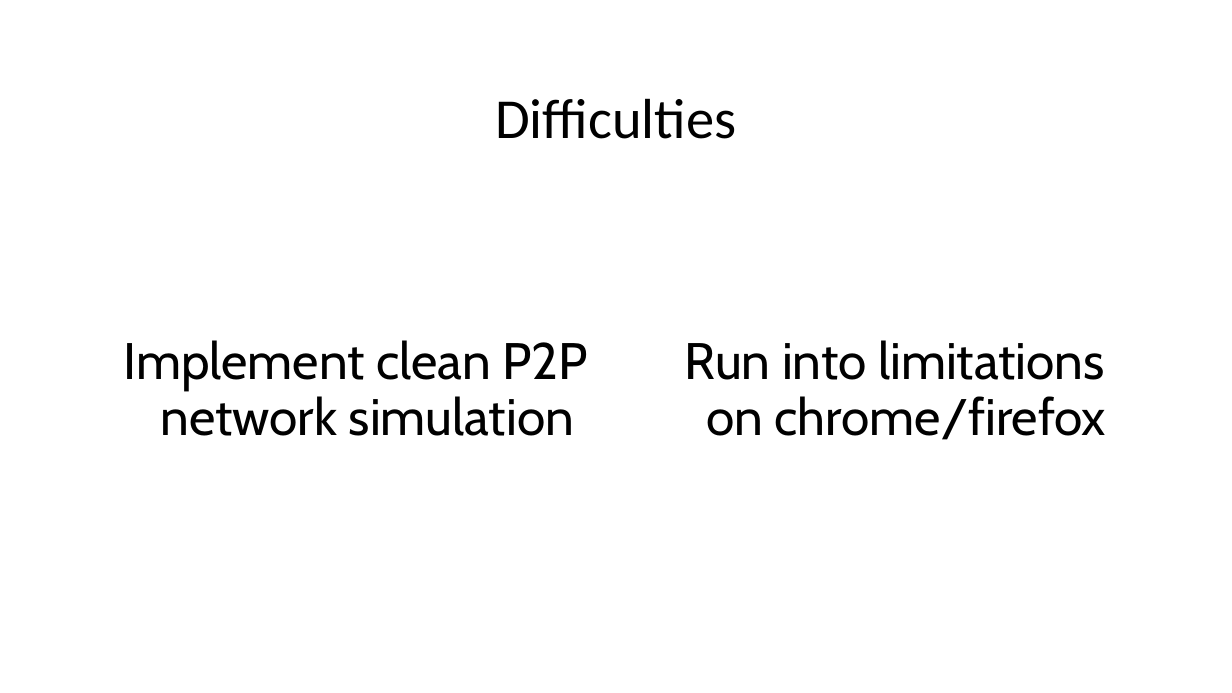
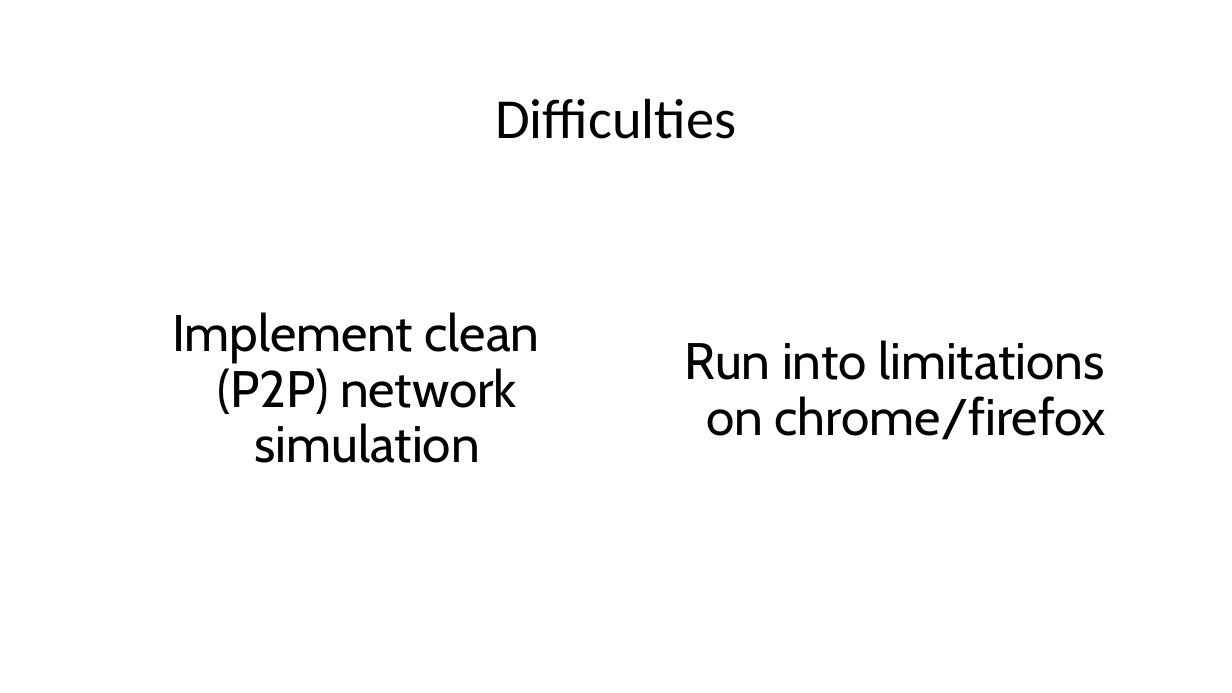
Before and after one commit to flyingsilverfin/PartII_Dissertation, a slide deck: slide 4 of progress_report/presentation.pptx (slide 3 before the commit). Drawn at 1232x693 pixels with LibreOffice and Linux fonts; fonts in the diff are those of the drawing. Boxes give left, top, right and bottom in pixels: in the first picture for what was removed or moved away, otherwise in the second. Text is boxed around its words. In the diff, an @@ line names an element or a change of style, - is before the commit and + after.

```diff
--- a/progress_report/presentation.pptx
+++ b/progress_report/presentation.pptx
@@ text at <box>172,312,540,463</box>: text changed @@
-Implement clean P2P network simulation
+Implement clean (P2P) network simulation
```
Also in this commit, not shown: 1 other slide changed, 1 slide added, 1 slide removed, 47 other files.
